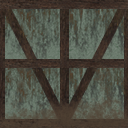
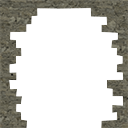
Two versions of the same layered image (128x128). Layer-by-layer changes:
hid group "Timber" (1st of 2) (62 layers) over 0, 0, 128, 128
showed group "Broken Bricks" (2 layers) over 0, 0, 128, 128
added layer "Bricks099_1K-JPG_AmbientOcclusion Kopie" in group "Broken Bricks" over 0, 0, 128, 128